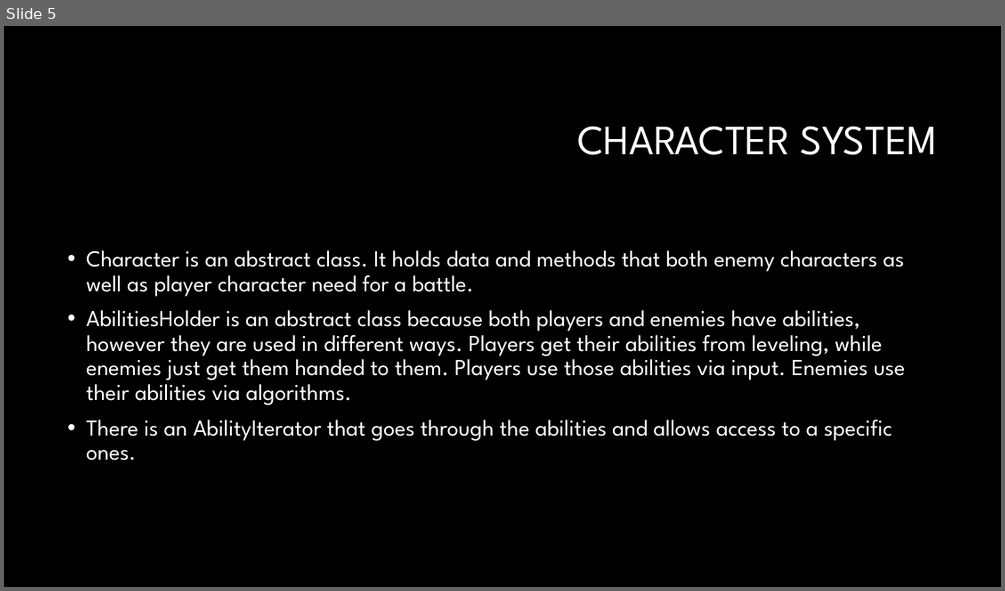
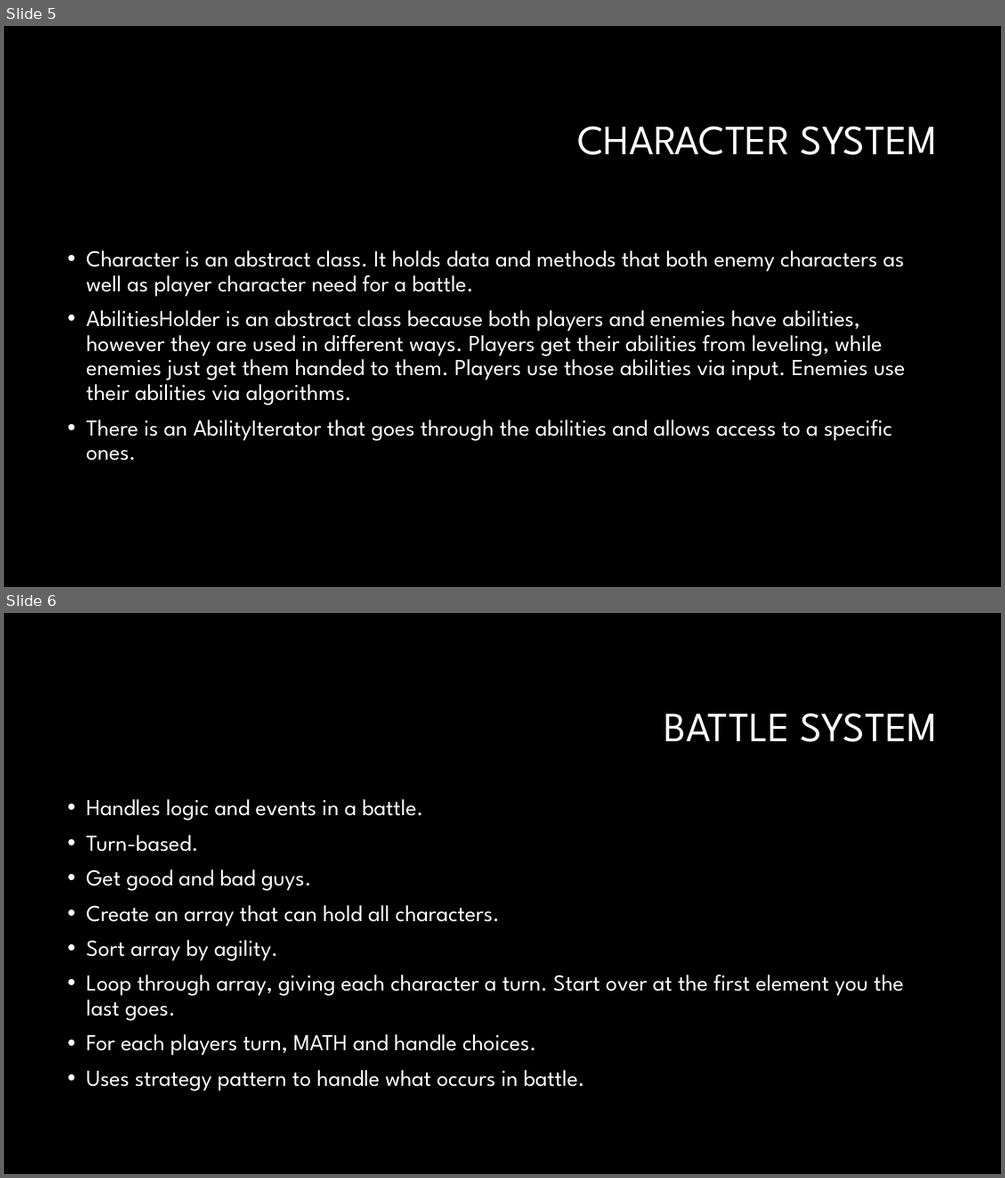
Before and after one commit to TeamVlissides/SourceRepo, a slide deck: Presentation/Team Report.pptx. Shown one above the other, each under a label of ours: slide 5 before the commit, slides 5 and 6 after it. The pictures are 1005x591 and 1005x1178 pixels, drawn with LibreOffice and Linux fonts; fonts in the diff are those of the drawing; background and template pictures are left out. Boxes give left, top, right and bottom in pixels: in the first picture for what was removed or moved away, otherwise in the second. Text is boxed around its words. In the diff, an @@ line names an element or a change of style, - is before the commit and + after.

```diff
--- a/Presentation/Team Report.pptx
+++ b/Presentation/Team Report.pptx
@@ slide 6 added at [4,613,1001,1174], background #000000 @@
@@ title added at [664,713,938,742], 40 pt, text #FFFFFF @@
+BATTLE SYSTEM
@@ text added at [86,799,904,1091], 22 pt, text #FFFFFF @@
+• Handles logic and events in a battle.
+• Turn-based.
+• Get good and bad guys.
+• Create an array that can hold all characters.
+• Sort array by agility.
+• Loop through array, giving each character a turn. Start over at the first element you the last goes.
+• For each players turn, MATH and handle choices.
+• Uses strategy pattern to handle what occurs in battle.
```
Also in this commit, not shown: 3 other files.
